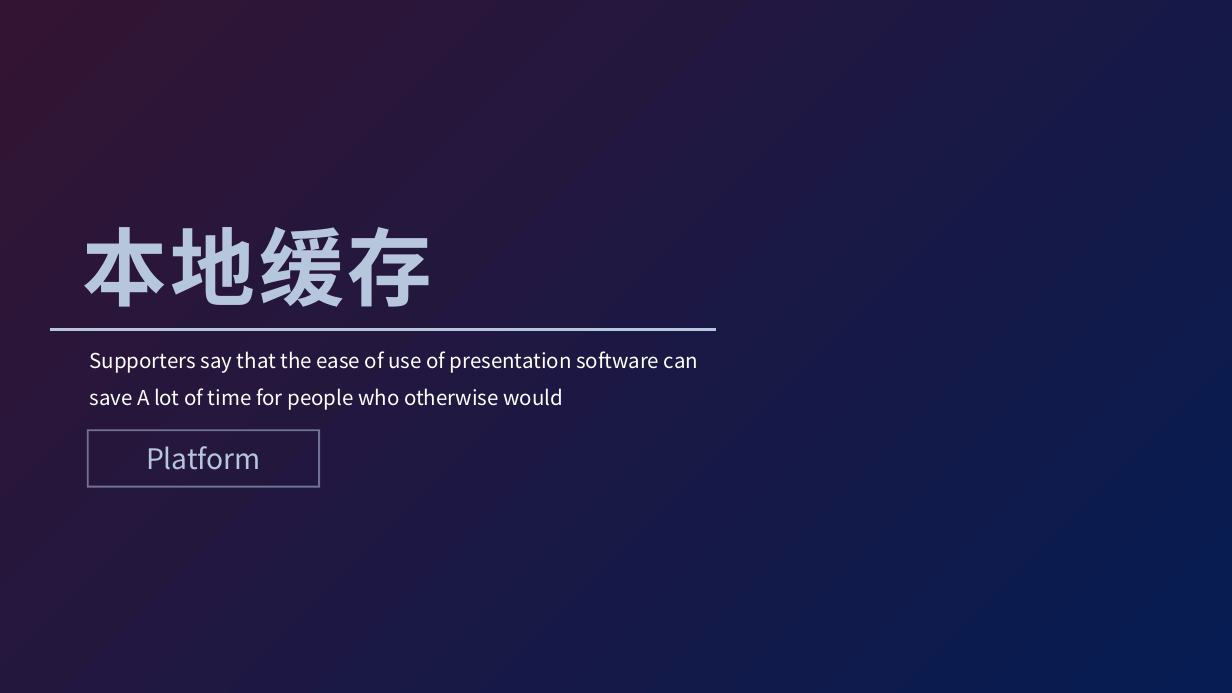
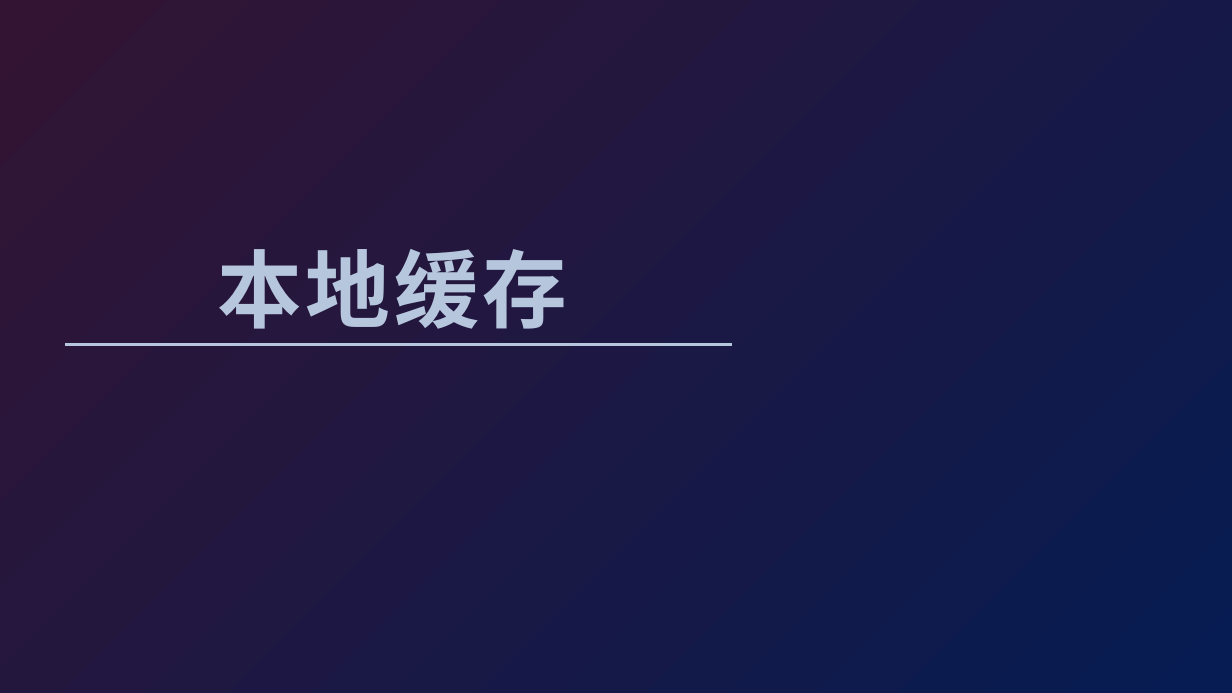
Before and after one commit to zhanghs8801/ResearchLab, a slide deck: slide 1 of doc/Cache.pptx. Drawn at 1232x693 pixels with LibreOffice and Linux fonts; fonts in the diff are those of the drawing; background and template pictures are left out. Boxes give left, top, right and bottom in pixels: in the first picture for what was removed or moved away, otherwise in the second. Text is boxed around its words. In the diff, an @@ line names an element or a change of style, - is before the commit and + after.

```diff
--- a/doc/Cache.pptx
+++ b/doc/Cache.pptx
@@ text "本地缓存": place and size @@
-text "本地缓存" at <box>82,227,432,307</box>
+text "本地缓存" at <box>217,249,567,329</box>
@@ line moved from (50, 329) - (716, 329) to (65, 345) - (732, 345) @@
@@ text removed at <box>89,351,698,410</box> @@
-Supporters say that the ease of use of presentation software can save A lot of time for people who otherwise would
@@ rectangle removed at <box>88,431,320,487</box> @@
@@ text removed at <box>146,446,261,470</box> @@
-Platform
```
Also in this commit, not shown: 3 other slides changed, 4 slides added, 1 slide removed.
